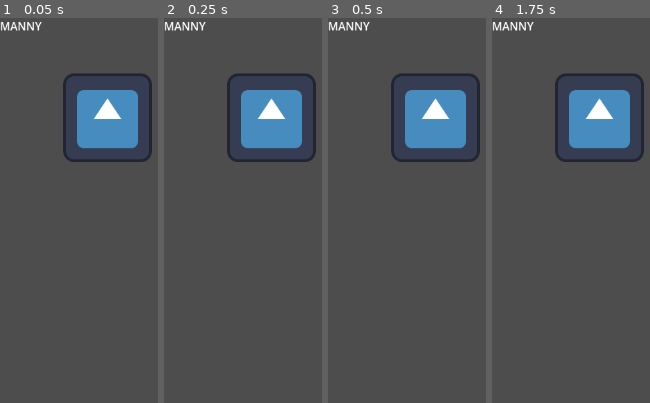
Above: before the commit, frames 1-4 (left to right).
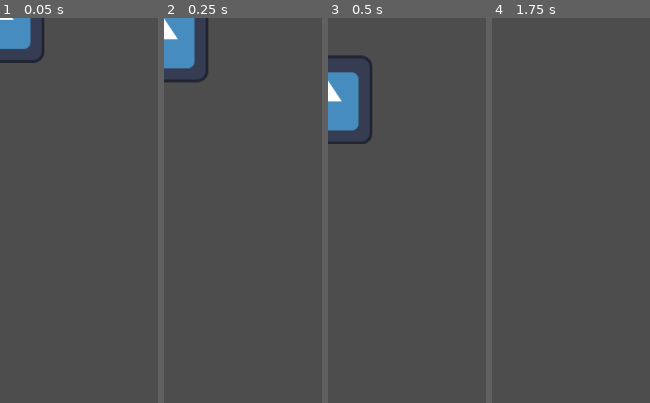
Above: after the commit, the same moments.

Repository: colenye/fighting-game
Game: Godot game, scene res://Characters/Manny.tscn
The game is run twice, just before and just after one commit, with the same random seed, the same clock (stepped at 60 frames per second) and the same inputs. Before the commit the project has no main scene; this scene is started directly in both runs. The engine's default icon, where the game draws it, is replaced by a stand-in: a white triangle on a blue panel in a dark square.
Inputs:
- Up to frame 1 (0.05 s): no input
- Up to frame 2 (0.25 s): no input
- Up to frame 3 (0.5 s): no input
- Up to frame 4 (1.75 s): tap Enter (ui_accept) at 0.5, 0.77, 0.8, 1.07, 1.35, 1.52 s; hold F 0.53-1.28 s; hold Right (ui_right) from 0.53 s (still down); tap F at 1.55 s

The runs differ from the first frame. In frame 1, 9.6% of the frame differs, in the area x 0-97%, y 0-38%; in frame 2, 11%; in frame 3, 12%, in the area x 0-97%, y 1-38%; in frame 4, 7.9%.

Commit message:
2 player movement with simple godot shapes

Diff:
--- a/Characters/Fighter.tscn
+++ b/Characters/Fighter.tscn
@@ -1,23 +1,16 @@
 [gd_scene format=3 uid="uid://bicmhv17agydp"]
 
 [ext_resource type="Texture2D" uid="uid://ciro7bxh00eu1" path="res://icon.svg" id="1_4glqu"]
+[ext_resource type="Script" uid="uid://gva66tljfmyv" path="res://Characters/character_body_2d.gd" id="1_rup34"]
 
 [sub_resource type="RectangleShape2D" id="RectangleShape2D_rup34"]
 size = Vector2(127, 124)
 
-[node name="Fighter" type="Node2D" unique_id=1898545285]
+[node name="Fighter" type="CharacterBody2D" unique_id=174316188]
+script = ExtResource("1_rup34")
 
-[node name="Label" type="Label" parent="." unique_id=1071627731]
-offset_right = 40.0
-offset_bottom = 23.0
-text = "fefef"
-
-[node name="CharacterBody2D" type="CharacterBody2D" parent="." unique_id=174316188]
-
-[node name="Sprite2D" type="Sprite2D" parent="CharacterBody2D" unique_id=1073471784]
-position = Vector2(155, 144)
+[node name="Sprite2D" type="Sprite2D" parent="." unique_id=1073471784]
 texture = ExtResource("1_4glqu")
 
-[node name="CollisionShape2D" type="CollisionShape2D" parent="CharacterBody2D" unique_id=96313075]
-position = Vector2(155.5, 145)
+[node name="CollisionShape2D" type="CollisionShape2D" parent="." unique_id=96313075]
 shape = SubResource("RectangleShape2D_rup34")
--- a/Characters/Manny.tscn
+++ b/Characters/Manny.tscn
@@ -3,7 +3,3 @@
 [ext_resource type="PackedScene" uid="uid://bicmhv17agydp" path="res://Characters/Fighter.tscn" id="1_at58n"]
 
 [node name="Fighter" unique_id=1898545285 instance=ExtResource("1_at58n")]
-
-[node name="Label" parent="." index="0" unique_id=1071627731]
-text = "MANNY
-"
--- /dev/null
+++ b/Characters/character_body_2d.gd
@@ -0,0 +1,42 @@
+class_name fighter
+extends CharacterBody2D
+
+static var scene = preload("res://Characters/Fighter.tscn")
+const SPEED := 50
+const JUMP_VELOCITY = -400.0
+var player : int
+
+static func init(position := [50,50], player := 1):
+	var inst = scene.instantiate()
+	inst.global_position.x = position[0]
+	inst.global_position.y = position[1]
+	inst.player = player
+	return inst
+
+func attack():
+	var f = Input.is_key_pressed(KEY_F)
+	print(f)
+
+func _physics_process(delta: float) -> void:
+	# Add the gravity.
+	if not is_on_floor():
+		velocity += get_gravity() * delta
+
+	# Handle jump.
+	if Input.is_action_just_pressed("ui_accept") and is_on_floor():
+		velocity.y = JUMP_VELOCITY
+
+	# Get the input direction and handle the movement/deceleration.
+	# As good practice, you should replace UI actions with custom gameplay actions.
+	var direction := 0
+	if player == 1:
+		direction = Input.get_axis("p1_left", "p1_right")
+	else:
+		direction = Input.get_axis("ui_left", "ui_right")
+	if direction:
+		velocity.x = direction * SPEED
+	else:
+		velocity.x = move_toward(velocity.x, 0, SPEED)
+
+	attack()
+	move_and_slide()
--- /dev/null
+++ b/Environment/Floor.tscn
@@ -0,0 +1,16 @@
+[gd_scene format=3 uid="uid://cykcdlsbpnce6"]
+
+[ext_resource type="Texture2D" uid="uid://ciro7bxh00eu1" path="res://icon.svg" id="1_wtuhp"]
+
+[sub_resource type="RectangleShape2D" id="RectangleShape2D_6hgqs"]
+
+[node name="Floor" type="StaticBody2D" unique_id=1222591822]
+
+[node name="CollisionShape2D" type="CollisionShape2D" parent="." unique_id=279613122]
+scale = Vector2(50.225, 1)
+shape = SubResource("RectangleShape2D_6hgqs")
+
+[node name="Icon" type="Sprite2D" parent="." unique_id=1121187076]
+position = Vector2(0.49996734, 0.5000019)
+scale = Vector2(7.851562, 0.16406251)
+texture = ExtResource("1_wtuhp")
--- a/Levels/Level 1.tscn
+++ /dev/null
@@ -1,3 +0,0 @@
-[gd_scene format=3 uid="uid://c87nlhey3t5lf"]
-
-[node name="Level1" type="Node2D" unique_id=1498610806]
--- /dev/null
+++ b/Levels/Level.tscn
@@ -0,0 +1,10 @@
+[gd_scene format=3 uid="uid://c87nlhey3t5lf"]
+
+[ext_resource type="Script" uid="uid://c2d8vkkk26kxg" path="res://Levels/level.gd" id="1_q1cbv"]
+[ext_resource type="PackedScene" uid="uid://cykcdlsbpnce6" path="res://Environment/Floor.tscn" id="2_24c1m"]
+
+[node name="Level" type="Node2D" unique_id=1498610806]
+script = ExtResource("1_q1cbv")
+
+[node name="Floor" parent="." unique_id=1027630566 instance=ExtResource("2_24c1m")]
+position = Vector2(517, 628)
--- /dev/null
+++ b/Levels/level.gd
@@ -0,0 +1,15 @@
+extends Node2D
+
+
+# Called when the node enters the scene tree for the first time.
+func _ready() -> void:
+	var p1 = fighter.init([50,50], 1)
+	var p2 = fighter.init([500,50], 2)
+	add_child(p1)
+	add_child(p2)
+
+
+
+# Called every frame. 'delta' is the elapsed time since the previous frame.
+func _process(delta: float) -> void:
+	pass
--- a/project.godot
+++ b/project.godot
@@ -11,8 +11,22 @@
 [application]
 
 config/name="Fighting Game"
+run/main_scene="uid://c87nlhey3t5lf"
 config/features=PackedStringArray("4.6", "Forward Plus")
 config/icon="res://icon.svg"
+
+[input]
+
+p1_left={
+"deadzone": 0.2,
+"events": [Object(InputEventKey,"resource_local_to_scene":false,"resource_name":"","device":-1,"window_id":0,"alt_pressed":false,"shift_pressed":false,"ctrl_pressed":false,"meta_pressed":false,"pressed":false,"keycode":0,"physical_keycode":65,"key_label":0,"unicode":97,"location":0,"echo":false,"script":null)
+]
+}
+p1_right={
+"deadzone": 0.2,
+"events": [Object(InputEventKey,"resource_local_to_scene":false,"resource_name":"","device":-1,"window_id":0,"alt_pressed":false,"shift_pressed":false,"ctrl_pressed":false,"meta_pressed":false,"pressed":false,"keycode":0,"physical_keycode":68,"key_label":0,"unicode":100,"location":0,"echo":false,"script":null)
+]
+}
 
 [physics]
 
Not shown, added: Characters/character_body_2d.gd.uid
Not shown, added: Levels/level.gd.uid
